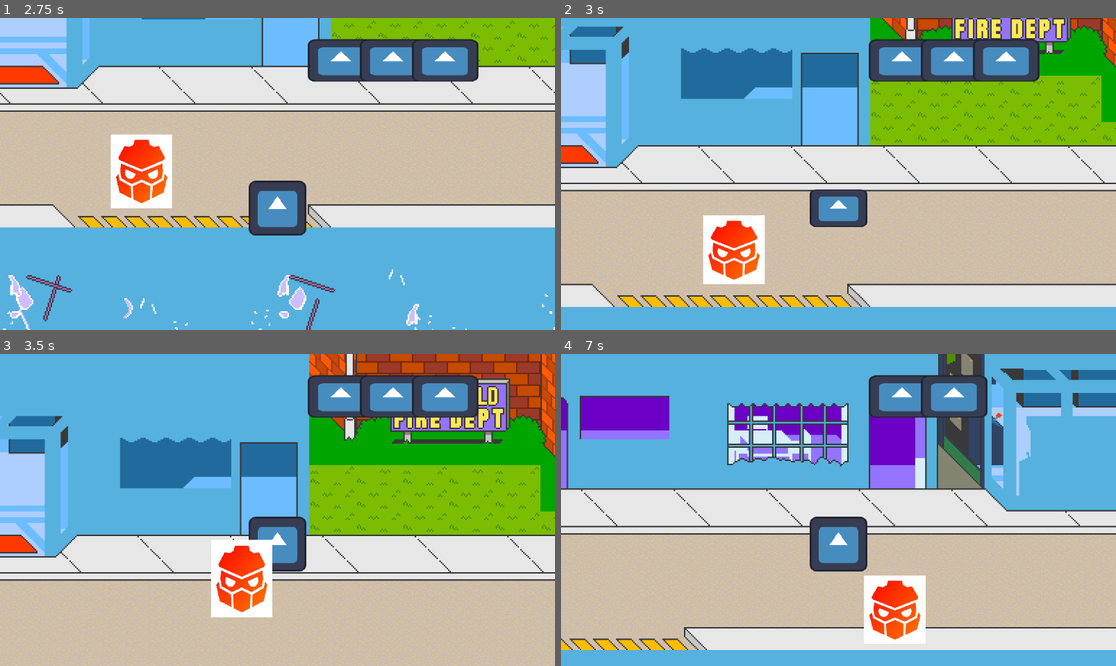
Above: before the commit, frames 1-4 (two rows, left to right).
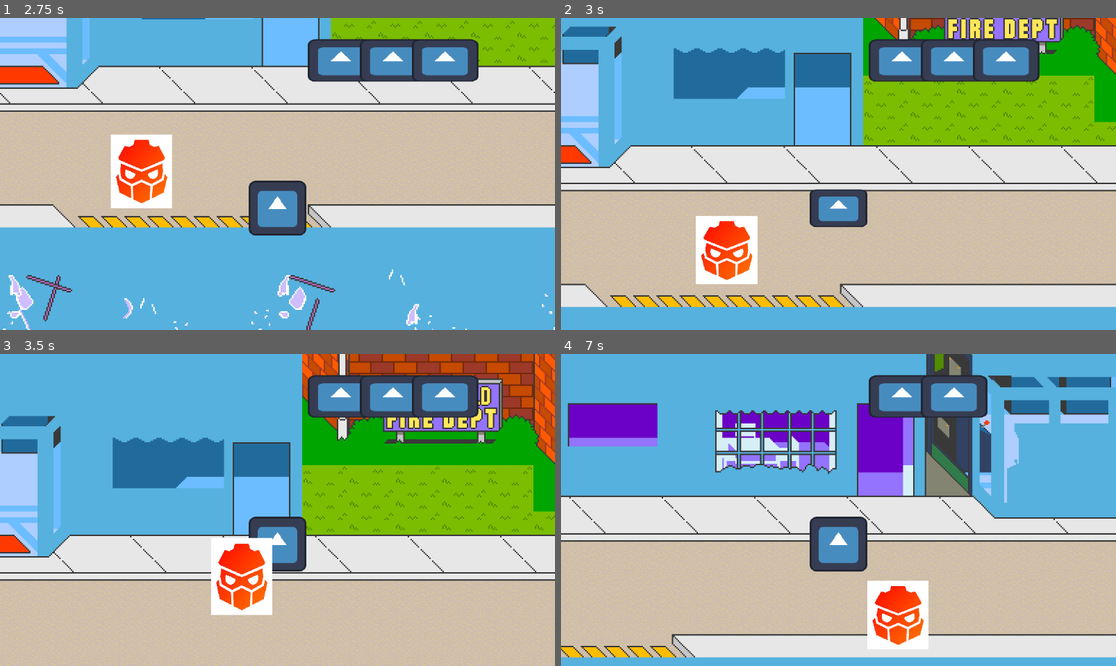
Above: after the commit, the same moments.

Repository: Franco-Pedrazzi/Chuche-proyect
Game: Godot game, scene res://mundos/mundo guiso/nivel_0.tscn
Same seed, same stepped clock (60 frames per second), same inputs: the game is played once before the commit and once after it. The project has no main scene, so this scene is started directly. The engine's default icon, where the game draws it, is replaced by a stand-in: a white triangle on a blue panel in a dark square.
Inputs:
- Up to frame 1 (2.75 s): tap Enter at 0.5 s; hold Right (right) 0.53-1.28 s; tap X (pegar, bound only before the commit) at 0.6, 1.35, 2.1 s; hold Down (down) 1.28-2.03 s; hold Right (right) from 2.03 s (still down)
- Up to frame 2 (3 s): release Right (right) at 2.78 s; hold Up (up) from 2.78 s (still down); tap X (pegar, bound only before the commit) at 2.85 s
- Up to frame 3 (3.5 s): keep holding Up (up)
- Up to frame 4 (7 s): release Up (up) at 3.53 s; hold Left (left) 3.53-5.03 s; tap X (pegar, bound only before the commit) every 0.75 s from 3.6 to 6.6 s; hold Down (down) 5.03-5.78 s; hold Right (right) 5.78-6.53 s; hold Up (up) from 6.53 s (still down)

Frame 1 is identical in both runs. In frame 2, 11% of the frame differs, in the area x 0-100%, y 0-93%; in frame 3, 11%; in frame 4, 27%, in the area x 0-100%, y 0-98%.

Commit message:
Se elimino la mayoria del Spanglish y se aclararon nombres de las variables

Diff:
--- a/chuche-proyect--/mundos/mundo guiso/nivel_0.tscn
+++ b/chuche-proyect--/mundos/mundo guiso/nivel_0.tscn
@@ -1,7 +1,7 @@
 [gd_scene load_steps=7 format=3 uid="uid://3t484pnhsnsy"]
 
 [ext_resource type="Texture2D" uid="uid://dnjekoa24v2cs" path="res://sprites/mundo 0/5.png" id="1_qrxap"]
-[ext_resource type="PackedScene" uid="uid://cpri1ktmj56ec" path="res://objetos/characters/mateo/mateo.tscn" id="2_gxecd"]
+[ext_resource type="PackedScene" uid="uid://cpri1ktmj56ec" path="res://objetos/characters/rico/rico.tscn" id="2_gxecd"]
 [ext_resource type="PackedScene" uid="uid://b1yonn763q8be" path="res://objetos/characters/shooter/shooter.tscn" id="3_gxecd"]
 [ext_resource type="PackedScene" uid="uid://rk6tkiihhapc" path="res://objetos/characters/evilNpc/evilGodottscn.tscn" id="4_x1hqg"]
 
--- a/chuche-proyect--/objetos/characters/evilNpc/evilGodottscn.tscn
+++ b/chuche-proyect--/objetos/characters/evilNpc/evilGodottscn.tscn
@@ -2,22 +2,6 @@
 
 [ext_resource type="Script" uid="uid://tu8h1mkwyruk" path="res://objetos/characters/evilNpc/evilNPC.gd" id="1_i2cga"]
 [ext_resource type="Texture2D" uid="uid://b71st307vtk1v" path="res://sprites/characters/mundo 0/evil godot.jpeg" id="2_rbien"]
-
-[sub_resource type="Animation" id="Animation_8mdte"]
-resource_name = "caminar"
-loop_mode = 1
-tracks/0/type = "value"
-tracks/0/imported = false
-tracks/0/enabled = true
-tracks/0/path = NodePath("../../EvilGodot:scale")
-tracks/0/interp = 1
-tracks/0/loop_wrap = true
-tracks/0/keys = {
-"times": PackedFloat32Array(0, 0.5, 1),
-"transitions": PackedFloat32Array(1, 1, 1),
-"update": 0,
-"values": [Vector2(0.189078, 0.208987), Vector2(0.189078, 0.240098), Vector2(0.189078, 0.208987)]
-}
 
 [sub_resource type="Animation" id="Animation_iyvs0"]
 resource_name = "default"
@@ -35,7 +19,7 @@
 }
 
 [sub_resource type="Animation" id="Animation_rjjjd"]
-resource_name = "pegar"
+resource_name = "attack"
 length = 0.25
 loop_mode = 1
 tracks/0/type = "value"
@@ -65,11 +49,27 @@
 }]
 }
 
+[sub_resource type="Animation" id="Animation_8mdte"]
+resource_name = "walk"
+loop_mode = 1
+tracks/0/type = "value"
+tracks/0/imported = false
+tracks/0/enabled = true
+tracks/0/path = NodePath("../../EvilGodot:scale")
+tracks/0/interp = 1
+tracks/0/loop_wrap = true
+tracks/0/keys = {
+"times": PackedFloat32Array(0, 0.5, 1),
+"transitions": PackedFloat32Array(1, 1, 1),
+"update": 0,
+"values": [Vector2(0.189078, 0.208987), Vector2(0.189078, 0.240098), Vector2(0.189078, 0.208987)]
+}
+
 [sub_resource type="AnimationLibrary" id="AnimationLibrary_psosv"]
 _data = {
-&"caminar": SubResource("Animation_8mdte"),
+&"attack": SubResource("Animation_rjjjd"),
 &"default": SubResource("Animation_iyvs0"),
-&"pegar": SubResource("Animation_rjjjd")
+&"walk": SubResource("Animation_8mdte")
 }
 
 [sub_resource type="RectangleShape2D" id="RectangleShape2D_u5x76"]
--- a/chuche-proyect--/objetos/characters/evilNpc/evilNPC.gd
+++ b/chuche-proyect--/objetos/characters/evilNpc/evilNPC.gd
@@ -1,82 +1,90 @@
 extends CharacterBody2D
-@export var DamageType="daño"
-@export var action="terminada"
-@export var type="evilNpc"
-var jugador=null
-var esperar=false
-var SPEED=2.5
-var unidos=false
-var stop=false
-var lives=3
-var notStop=true
-@onready var animations=$AnimationPlayer
-var move=Vector2.ZERO
+
+@export var DamageType = "normalDamage"
+@export var action = "terminada"
+@export var type = "evilNpc"
+
+@onready var animations = $AnimationPlayer
+
+var targetPlayer = null
+var esperar = false
+var SPEED = 2.5
+var isColliding = false
+var stop = false
+var lives = 3
+var isMoving = true
+var move = Vector2.ZERO
 
 func _physics_process(delta: float) -> void:
 
-	if jugador!=null and esperar==false and notStop:
-		move=position.direction_to(jugador.position)
+	#Si tiene su objetivo definido, va a caminar en direccion a este
+	if targetPlayer != null and esperar == false and isMoving:
+		move=position.direction_to(targetPlayer.position)
+
 	else:
-		move=Vector2.ZERO
+		move = Vector2.ZERO
 
-	if lives<=0:
+	#Se elimina su nodo si se queda sin vidas
+	if lives <= 0:
 		queue_free()
+
 	else:
-		move=move.normalized()*SPEED
-		move=move_and_collide(move)
+		move = move.normalized()*SPEED
+		move = move_and_collide(move)
+
 	move_and_slide()
 
 
 
-
+#Chequea si el jugador entro en el area de deteccion
 func _on_area_2d_body_entered(body: Node2D) -> void:
-	if body!=self and "type" in body:
-		if body.type=="jugador":
-			jugador=body
-			animations.play("caminar")
+	if body != self and "type" in body:
+		if body.type == "player":
+			targetPlayer = body
+			animations.play("walk")
 
 
 func _on_area_2d_2_body_entered(body):
-	stop=false
-	unidos=true
-	if body==jugador:
+	stop = false
+	isColliding = true
+	if body == targetPlayer:
 		await get_tree().create_timer(0.3).timeout
 		if body.attacking:
 
-			if stop==false:
-				lives-=1
+			if stop == false:
+				lives -= 1
 				var angle=(body.position - position).angle()
 				var direction = Vector2.RIGHT.rotated(angle)  # Mueve hacia la rotación actual
 				velocity = direction * SPEED*-1*120
 
-				notStop=false
+				isMoving = false
 				await get_tree().create_timer(0.25).timeout
 				velocity = Vector2i(0,0)
 				await get_tree().create_timer(0.3).timeout
-				notStop=true
+				isMoving = true
 
 		elif esperar:
-			animations.play("pegar")
-			esperar=true
-			unidos=true
+			animations.play("attack")
+			esperar = true
+			isColliding = true
 			await get_tree().create_timer(0.2).timeout
-			if unidos:
+			if isColliding:
 				_on_area_2d_2_body_entered(body)
 
 	await get_tree().create_timer(0.25).timeout
-	if unidos:
+	if isColliding:
 		_on_area_2d_2_body_entered(body)
 
 
 
 func pegar():
-	action="efectivo"
+	action = "efectivo"
 	animations.play("default")
 	await get_tree().create_timer(0.2).timeout
-	action="terminada"
+	action = "terminada"
 	await get_tree().create_timer(0.75).timeout
-	esperar=false
+	esperar = false
 
 func _on_interaction_area_body_exited(body: Node2D) -> void:
-	stop=true
-	unidos=false
+	stop = true
+	isColliding = false
--- a/chuche-proyect--/objetos/characters/mateo/mateo.gd
+++ /dev/null
@@ -1,65 +0,0 @@
-extends CharacterBody2D
-@export var lives=3
-@export var type="jugador"
-@export var attacking=false
-@onready var animations=$AnimationPlayer
-var esperar=false
-var stop=false
-var SPEED=300
-var notStop=true
-var unidos=false
-var move=Vector2.ZERO
-
-func _physics_process(delta):
-
-	var directionX := Input.get_axis("left", "right")
-	if directionX and notStop:
-		velocity.x = directionX * SPEED
-	elif notStop:
-		velocity.x = move_toward(velocity.x, 0, SPEED)
-
-	var directionY := Input.get_axis("up", "down")
-	if directionY and notStop:
-		velocity.y = directionY* SPEED
-	elif notStop:
-		velocity.y = move_toward(velocity.y, 0, SPEED)
-	if Input.is_action_just_pressed("pegar"):
-		animations.play("pegar")
-		attacking=true
-		await get_tree().create_timer(0.27).timeout
-		animations.play("Itel")
-		attacking=false
-	move_and_slide()
-
-
-func _on_interaction_area_body_entered(body):
-
-	stop=false
-	unidos=true
-	if "type" in body and body!=self:
-
-		if "DamageType" in body and !attacking:
-			if body.DamageType=="daño" or body.DamageType=="dañoInsta":
-				if body.DamageType!="dañoInsta":
-					await get_tree().create_timer(0.27).timeout
-				if stop==false and !attacking:
-					stop=true
-					lives-=1
-					var angle=(body.position - position).angle()
-					var direction = Vector2.RIGHT.rotated(angle)  # Mueve hacia la rotación actual
-					velocity = direction * SPEED*-1
-
-					notStop=false
-					await get_tree().create_timer(0.25).timeout
-					notStop=true
-				if lives<=0:
-					get_tree().reload_current_scene()
-					return
-		await get_tree().create_timer(0.25).timeout
-		if unidos:
-			_on_interaction_area_body_entered(body)
-
-
-func _on_interaction_area_body_exited(body: Node2D) -> void:
-	stop=true
-	unidos=false
--- a/chuche-proyect--/objetos/characters/mateo/vidas.gd
+++ /dev/null
@@ -1,19 +0,0 @@
-extends HBoxContainer
-
-var aux=0
-
-func _process(delta):
-
-	var mateo=$".."
-	var padre=$"."
-	var nroVidas=mateo.lives
-
-	if nroVidas!=aux:
-		aux=nroVidas
-		for i in padre.get_children():
-			i.queue_free()
-		for i in range(nroVidas):
-			var vida = Sprite2D.new()
-			vida.texture = preload("res://icon.svg")
-			vida.position=Vector2i(100*i,100)
-			add_child(vida)
--- /dev/null
+++ b/chuche-proyect--/objetos/characters/rico/lives.gd
@@ -0,0 +1,27 @@
+extends HBoxContainer
+
+#Varible auxiliar usada para chequear cuando la cantidad de
+#vidas ha cambiado
+var aux=0
+
+func _process(delta):
+
+	var rico = $".."
+	var parent = $"."
+	#Extra la cantidad de vidas del jugador
+	var lifeCount = rico.lives
+
+	#Cheque si la cantidad de vidas a cambiado
+	if lifeCount != aux:
+		aux = lifeCount
+
+		#Elimina todos los Sprite2d de las vidas para generarlas de vuelta
+		for child in parent.get_children():
+			child.queue_free()
+
+		#Crea un sprite con el icono de vidas por cada vida que hay
+		for i in range(lifeCount):
+			var life = Sprite2D.new()
+			life.texture = preload("res://icon.svg")
+			life.position=Vector2i(100 * i, 100)
+			add_child(life)
--- /dev/null
+++ b/chuche-proyect--/objetos/characters/rico/rico.gd
@@ -0,0 +1,97 @@
+extends CharacterBody2D
+
+@export var lives = 3
+@export var type = "player"
+@export var attacking = false
+@onready var animations = $AnimationPlayer
+
+var SPEED = 300
+
+var canReceiveDamage = false
+var isMoving = true
+var isColliding = false
+
+func _physics_process(delta):
+
+	#Recibe el input del jugador y puede ser 1 (derecha), -1 (izquierda) o null
+	var directionX := Input.get_axis("left", "right")
+
+	#Si se da que directionX es 1 o -1, pone la velocidad en la direccion dada
+	if directionX and isMoving:
+		velocity.x = directionX * SPEED
+
+	elif isMoving:
+		#Si no recibe input y se encuentra en movimiento, reduce la velocidad hasta llegar a 0
+		velocity.x = move_toward(velocity.x, 0, SPEED/3)
+
+	#Recibe el input del jugador y puede ser 1 (derecha) o -1 (izquierda)
+	var directionY := Input.get_axis("up", "down")
+
+	#Si se da que directionY es 1 o -1, pone la velocidad en la direccion dada
+	if directionY and isMoving:
+		velocity.y = directionY* SPEED
+	elif isMoving:
+		#Si no recibe input y se encuentra en movimiento, reduce la velocidad hasta llegar a 0
+		velocity.y = move_toward(velocity.y, 0, SPEED/3)
+
+	#Si se toca el boton de pegar, se declara la animacion como pegar
+	#y attacking como true, y despues vuelve a la normalidad
+	if Input.is_action_just_pressed("attack"):
+		animations.play("attack")
+		attacking=true
+		await get_tree().create_timer(0.27).timeout
+		animations.play("idle")
+		attacking=false
+
+	#Se encarga de permitir continuar moviendose incluso cuando se alcanza una pared
+	move_and_slide()
+
+
+func _on_interaction_area_body_entered(body):
+	#Chequea cuando se entra en contacto con un cuerpo
+
+	#Estado por default
+	canReceiveDamage=false
+	isColliding = true
+
+	#Cheque si el cuerpo en el que se esta en contacto es diferente al de Rico
+	#y si la propiedad "type" existe en el cuerpo (player, enemigo, bullet,etc)
+	if "type" in body and body != self:
+
+		if "DamageType" in body and !attacking:
+
+			if body.DamageType=="normalDamage" or body.DamageType=="instantDamage":
+
+				if body.DamageType!="instantDamage":
+					await get_tree().create_timer(0.27).timeout
+
+				if canReceiveDamage == false and not attacking:
+					canReceiveDamage = true
+					lives -= 1
+
+
+					var angle=(body.position - position).angle()
+
+					var direction = Vector2.RIGHT.rotated(angle)  # Mueve hacia la rotación actual
+					velocity = direction * SPEED*-1
+
+					#Paraliza
+					isMoving = false
+					await get_tree().create_timer(0.25).timeout
+					isMoving = true
+
+				#Chequea si se acabaron las vidas para recargar la escena actual
+				#Simulando un GAME OVER
+				if lives <= 0:
+					get_tree().reload_current_scene()
+					return #Me parece que no hace falta el return?
+
+		await get_tree().create_timer(0.25).timeout
+
+		if isColliding == true:
+			_on_interaction_area_body_entered(body)
+
+
+func _on_interaction_area_body_exited(body: Node2D) -> void:
+	canReceiveDamage = true
+	isColliding = false
--- a/chuche-proyect--/objetos/characters/mateo/mateo.tscn
+++ b/chuche-proyect--/objetos/characters/rico/rico.tscn
@@ -1,23 +1,8 @@
 [gd_scene load_steps=10 format=3 uid="uid://cpri1ktmj56ec"]
 
-[ext_resource type="Script" uid="uid://peelch2cdapf" path="res://objetos/characters/mateo/mateo.gd" id="1_s4shh"]
+[ext_resource type="Script" uid="uid://peelch2cdapf" path="res://objetos/characters/rico/rico.gd" id="1_s4shh"]
 [ext_resource type="Texture2D" uid="uid://bwyb7hv4e7ukv" path="res://icon.svg" id="2_d5vvr"]
-[ext_resource type="Script" uid="uid://bfcbu6prktj4e" path="res://objetos/characters/mateo/vidas.gd" id="3_jjldi"]
-
-[sub_resource type="Animation" id="Animation_77krh"]
-resource_name = "Itel"
-tracks/0/type = "value"
-tracks/0/imported = false
-tracks/0/enabled = true
-tracks/0/path = NodePath(".:scale")
-tracks/0/interp = 1
-tracks/0/loop_wrap = true
-tracks/0/keys = {
-"times": PackedFloat32Array(0),
-"transitions": PackedFloat32Array(1),
-"update": 0,
-"values": [Vector2(0.868056, 0.927734)]
-}
+[ext_resource type="Script" uid="uid://bfcbu6prktj4e" path="res://objetos/characters/rico/lives.gd" id="3_jjldi"]
 
 [sub_resource type="Animation" id="Animation_tphce"]
 length = 0.001
@@ -35,7 +20,7 @@
 }
 
 [sub_resource type="Animation" id="Animation_25u6k"]
-resource_name = "pegar"
+resource_name = "attack"
 length = 0.2
 tracks/0/type = "value"
 tracks/0/imported = false
@@ -50,11 +35,26 @@
 "values": [Vector2(0.868056, 0.927734), Vector2(0.868056, 0.427735)]
 }
 
+[sub_resource type="Animation" id="Animation_77krh"]
+resource_name = "idle"
+tracks/0/type = "value"
+tracks/0/imported = false
+tracks/0/enabled = true
+tracks/0/path = NodePath(".:scale")
+tracks/0/interp = 1
+tracks/0/loop_wrap = true
+tracks/0/keys = {
+"times": PackedFloat32Array(0),
+"transitions": PackedFloat32Array(1),
+"update": 0,
+"values": [Vector2(0.868056, 0.927734)]
+}
+
 [sub_resource type="AnimationLibrary" id="AnimationLibrary_660fa"]
 _data = {
-&"Itel": SubResource("Animation_77krh"),
 &"RESET": SubResource("Animation_tphce"),
-&"pegar": SubResource("Animation_25u6k")
+&"attack": SubResource("Animation_25u6k"),
+&"idle": SubResource("Animation_77krh")
 }
 
 [sub_resource type="RectangleShape2D" id="RectangleShape2D_iywkl"]
--- a/chuche-proyect--/objetos/characters/shooter/shooter.gd
+++ b/chuche-proyect--/objetos/characters/shooter/shooter.gd
@@ -1,5 +1,5 @@
 extends CharacterBody2D
-var jugador=null
+var player=null
 var SPEED=2.5
 @export var DamageType="null"
 @export var type="evilNpc"
@@ -13,31 +13,31 @@
 var notStop=true
 func _physics_process(delta: float) -> void:
 	if Shooting:
-		if jugador!=null:
-			if "lives" in jugador:
-				if jugador.lives>0:
+		if player!=null:
+			if "lives" in player:
+				if player.lives>0:
 					animations.play("Shoot")
 					Shooting=false
 					await get_tree().create_timer(1).timeout
 					if firstShoot==true:
 						Shooting=true
-	if jugador!=null:
+	if player!=null:
 		if scapeTime:
-			var distanceX=(position.x-jugador.position.x)
-			var distanceY=(position.y-jugador.position.y)
+			var distanceX=(position.x-player.position.x)
+			var distanceY=(position.y-player.position.y)
 			var directionX=distanceX/distanceX
 			var directionY=distanceY/distanceY
 			move=position.direction_to(Vector2i(position.x+directionX*distanceX,position.y+directionY*distanceY))
 
 		else:
 
-			if abs(position.x-jugador.position.x)-122<1 and abs(position.y-jugador.position.y)-122<1:
+			if abs(position.x-player.position.x)-122<1 and abs(position.y-player.position.y)-122<1:
 				move=Vector2.ZERO
 
 			else:
 				if Shooting:
 					await get_tree().create_timer(1.5).timeout
-				move=position.direction_to(jugador.position)
+				move=position.direction_to(player.position)
 
 	else:
 		move=Vector2.ZERO
@@ -57,8 +57,8 @@
 func disparar():
 	var bullet_scene = preload("res://objetos/items/bullet/bullet.tscn")
 	var bullet = bullet_scene.instantiate()
-	var angle = (jugador.position - position).angle()
-	bullet.jugador = jugador
+	var angle = (player.position - position).angle()
+	bullet.player = player
 	bullet.position = position
 	bullet.rotation = angle
 	get_parent().add_child(bullet)
@@ -66,26 +66,26 @@
 
 
 func _on_detection_zone_body_entered(body: Node2D) -> void:
-	if body!=self and "type" in body and jugador==null:
-		if body.type=="jugador":
-			jugador=body
+	if body!=self and "type" in body and player==null:
+		if body.type=="player":
+			player=body
 			animations.play("caminar")
 
 func _on_distance_body_entered(body: Node2D) -> void:
 	if body!=self and "type" in body:
-		if body.type=="jugador":
+		if body.type=="player":
 			scapeTime=true
 
 func _on_distance_body_exited(body: Node2D) -> void:
 	if body!=self and "type" in body:
-		if body.type=="jugador":
+		if body.type=="player":
 			scapeTime=false
 
 
 
 func _on_interaction_area_body_entered(body: Node2D) -> void:
 	if body!=self and "type" in body:
-		if body.type=="jugador" and !firstShoot:
+		if body.type=="player" and !firstShoot:
 			await get_tree().create_timer(1).timeout
 			Shooting=true
 			firstShoot=true
@@ -93,17 +93,14 @@
 
 func _on_interaction_area_body_exited(body: Node2D) -> void:
 	if body!=self and "type" in body:
-		if body.type=="jugador":
+		if body.type=="player":
 			Shooting=false
 			firstShoot=false
 
 
-
-
-
 func _on_hurt_box_body_entered(body: Node2D) -> void:
 	stop=false
-	if body==jugador:
+	if body==player:
 		await get_tree().create_timer(0.3).timeout
 		if body.attacking:
 			if stop==false:
--- a/chuche-proyect--/objetos/items/bullet/bullet.gd
+++ b/chuche-proyect--/objetos/items/bullet/bullet.gd
@@ -1,12 +1,16 @@
 extends CharacterBody2D
-@export var DamageType="dañoInsta"
-@export var type="bullet"
-@export var vel=Vector2i(0,0)
-@export var jugador=null
-var move=Vector2.ZERO
-var SPEED=250
-var rot:float
-var time=3
+
+#Designa el tipo de daño
+@export var DamageType = "instantDamage"
+#Designa el tipo de cuerpo
+@export var type = "bullet"
+#Designa la velocidad
+@export var vel = Vector2i(0,0)
+#Designa si es un jugador?
+@export var player = null
+
+#Designa la velocidad
+var SPEED = 250
 
 func _physics_process(delta: float) -> void:
 	var direction = Vector2.RIGHT.rotated(rotation)  # Mueve hacia la rotación actual
@@ -15,4 +19,5 @@
 	move_and_slide()
 
 func _on_interaction_area_body_entered(body: Node2D) -> void:
+	#Elimina el proyectil tan pronto entra en contacto con un cuerpo
 	queue_free()
--- a/chuche-proyect--/project.godot
+++ b/chuche-proyect--/project.godot
@@ -10,9 +10,10 @@
 
 [application]
 
-config/name="Chuche proyect"
+config/name="Chuche Project"
+config/description="EL MEJOR JUEGO DE LA HISTORIA PAPAAAAAAAAA"
 config/features=PackedStringArray("4.4", "Forward Plus")
-config/icon="res://icon.svg"
+config/icon="uid://tlljthmgvts4"
 
 [input]
 
@@ -36,7 +37,7 @@
 "events": [Object(InputEventKey,"resource_local_to_scene":false,"resource_name":"","device":0,"window_id":0,"alt_presse …(194 unchanged characters)…
 ]
 }
-pegar={
+attack={
 "deadzone": 0.2,
 "events": [Object(InputEventKey,"resource_local_to_scene":false,"resource_name":"","device":-1,"window_id":0,"alt_press …(192 unchanged characters)…
 ]
Binary file added: chuche-proyect--/icon.png
Not shown, added: chuche-proyect--/icon.png.import
Renamed: chuche-proyect--/objetos/characters/mateo/vidas.gd.uid -> chuche-proyect--/objetos/characters/rico/lives.gd.uid
Renamed: chuche-proyect--/objetos/characters/mateo/mateo.gd.uid -> chuche-proyect--/objetos/characters/rico/rico.gd.uid
